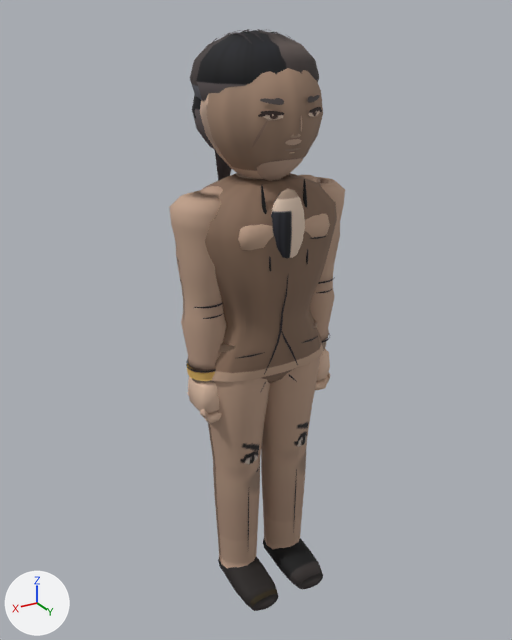
The glTF model assets/models/kimhyeokju_a.glb: old version first, new version second.
The view is the same before and after, from a 50 mm lens placed at (1.15, 1.884, 1.968), pointed at (-0.007, -0.044, 1.004). Every picture has the same lights, and +X, +Y and +Z are marked at lower left. The older version comes first. Vertices at exactly the same position are counted once.

In view in the first picture: 'Body'.
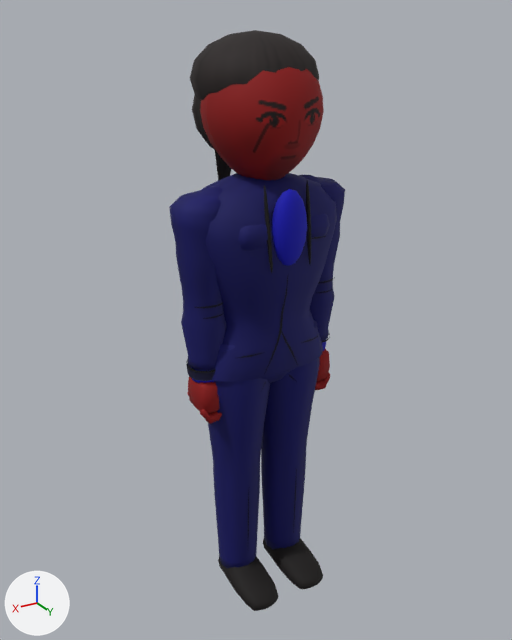
What differs and where, as boxes [x1, y1, x2, y2] in the pictures (512 x 640 px; the box of a moved part takes in the faces that stretch with it):
'Body', reshaped
    before: [170, 29, 345, 611]
    after: [170, 30, 345, 611]
part 1 of me_mesh_0, deleted
    before: [252, 96, 322, 153]
part 2 of me_mesh_0, moved or reshaped
    before: [200, 29, 323, 272]
    after: [200, 67, 324, 273]
part 3 of me_mesh_0, moved or reshaped
    before: [264, 330, 286, 375]
    after: [264, 313, 283, 374]
part 4 of me_mesh_0, recoloured (brown to blue)
    both: [170, 30, 345, 611]

What changed in the scene script:
```text
Change me_mesh_0:
    used by ob_body; location = (0.0, 0.0, 0.0)
    remove me_mesh_0.from_pydata(...)  # 4773 vertices, 8536 faces; spans x -0.31..0.31, y -0.27..0.23, z -0.03..1.93
    add me_mesh_0.from_pydata(...)  # 3818 vertices, 7070 faces; spans x -0.31..0.31, y -0.27..0.23, z -0.03..1.93
    me_mesh_0 part 1: 17 loose pieces with 731 vertices, spanning x -0.11..0.11, y 0.13..0.19, z 1.6..1.76, are deleted
    me_mesh_0 part 2: 151 vertices moved from x -0.13..0.12, y -0.15..0.17, z 1.25..1.75 to x -0.1..0.09, y -0.11..0.18, z 1.25..1.75; 703 vertices removed from x -0.18..0.18, y -0.22..0.18, z 1.26..1.93; 479 vertices added at x -0.18..0.19, y -0.18..0.19, z 1.26..1.9
    me_mesh_0 part 3: 2 vertices removed from x 0.01..0.07, y 0.14, z 0.89..1.04; 2 vertices added at x 0.01..0.07, y 0.13, z 0.89..1.04
    me_mesh_0 part 4: 5913 kept faces spanning x -0.31..0.31, y -0.27..0.23, z -0.03..1.93 get new vertex colours
    other edits to the shape of me_mesh_0 do not show in these pictures
```
